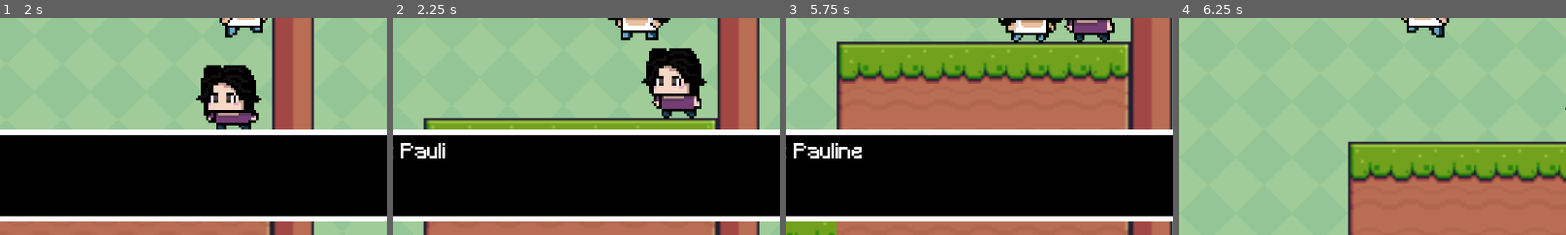
Above: before the commit, frames 1-4 (left to right).
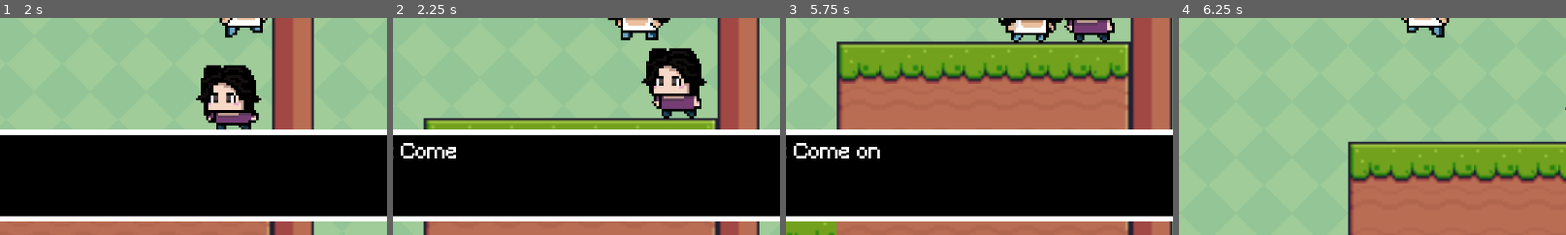
Above: after the commit, the same moments.

Repository: jenniferlai43/paulines_date
Game: Godot game, scene res://main.tscn
Same seed, same stepped clock (60 frames per second), same inputs: the game is played once before the commit and once after it.
Inputs:
- Up to frame 1 (2 s): tap Enter (ui_accept) at 0.5, 0.77, 1.52 s; hold Right (ui_right) from 0.53 s (still down)
- Up to frame 2 (2.25 s): release Right (ui_right) at 2.03 s; hold Left (ui_left) from 2.03 s (still down)
- Up to frame 3 (5.75 s): release Left (ui_left) at 2.78 s; hold Right (ui_right) 2.78-4.28 s; tap Enter (ui_accept) at 3.02, 3.77, 4.52 s; hold Left (ui_left) 4.28-5.03 s; hold Right (ui_right) from 5.03 s (still down)
- Up to frame 4 (6.25 s): release Right (ui_right) at 5.78 s; hold Left (ui_left) from 5.78 s (still down); tap Enter (ui_accept) at 6.02 s
The pictures show only the part of the screen within x 18-68%, y 50-100%; the shares and areas given below are measured in that part.

Frame 1 is identical in both runs. In frame 2, 0.5% of the frame differs, in the area x 2-17%, y 57-65%; in frame 3, 0.7%, in the area x 2-25%, y 57-65%; in frame 4, nothing differs.

Commit message:
Add repeatable text for MC dialogue

Diff:
--- a/pauline's-date/scenes/mc_npc.gd
+++ b/pauline's-date/scenes/mc_npc.gd
@@ -2,10 +2,19 @@
 
 @onready var dialogue: CanvasLayer = %dialogue
 
+
+var scene = 0
+var scene_to_text = {
+	0: "Pauline! You need to collect 20 flowers for your date!",
+	1: "Come on Pauline, hurry up!"
+}
+
+
 func _on_collision_shape_2d_body_entered(body: Node2D) -> void:
 	if (body.name == "pauline_mc"):
-		print("entered")
-		dialogue.add_text("Minh-Chau: Pauline! You need to collect 20 flowers for your date!")
+		print("entered on scene %d" % scene)
+		dialogue.add_text("Minh-Chau: %s" % scene_to_text[scene])
+		scene = (scene + 1) % scene_to_text.size()
 
 func _on_collision_shape_2d_body_exited(body: Node2D) -> void:
 	if (body.name == "pauline_mc"):
